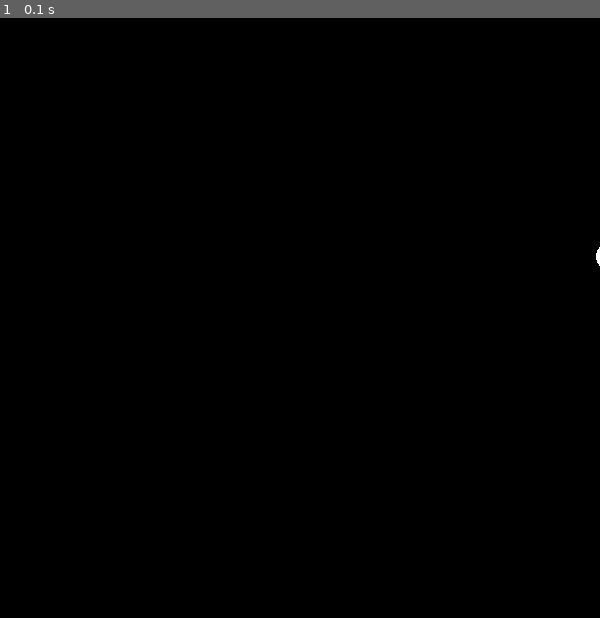
Above: before the commit, frame 1.
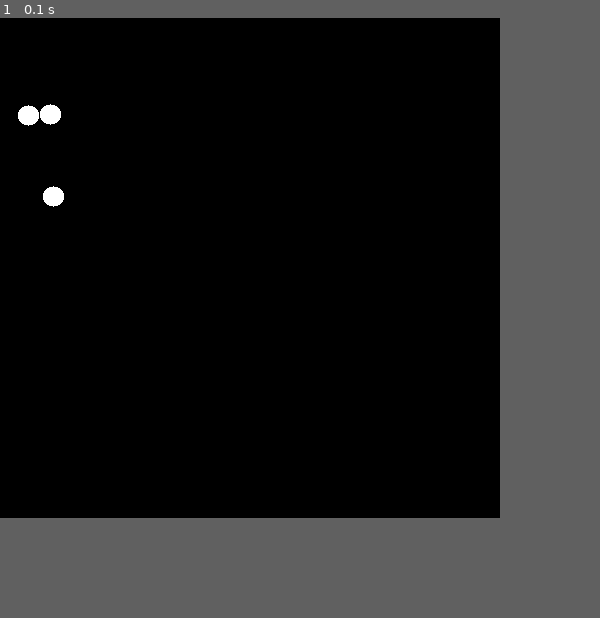
Above: after the commit, the same moment.

Repository: tyrvi/evo_layout
Game: pygame game, started from src/draw.py
The game is run twice, just before and just after one commit, with the same random seed, the same clock (stepped at 60 frames per second) and the same inputs.
Inputs:
- Up to frame 1 (0.1 s): no input
In our replay, the window is 600x600 before the commit and 500x500 after it. These sizes can differ from the game's own. Grey fills any space a smaller window leaves; there, only what the larger window draws over its background counts as a difference.

The runs differ from the first frame. In frame 1, 0.3% of the frame differs, in the area x 3-100%, y 14-42%.

Commit message:
added setup.py and started experimenting with forces in placement algorithm

Diff:
--- /dev/null
+++ b/setup.py
@@ -0,0 +1,7 @@
+from setuptools import setup
+from setuptools import find_packages
+
+setup(name='evo',
+      version='0.1',
+      package_dir={'evo': 'src'},
+      packages=find_packages())
--- a/src/draw.py
+++ b/src/draw.py
@@ -1,5 +1,7 @@
 import pygame
 from pygame import gfxdraw
+import graph
+import nature
 
 
 def draw_example():
@@ -13,20 +15,40 @@
     clock = pygame.time.Clock()
     fps = 40
 
-    gfxdraw.filled_circle(screen, 610, 238, 14, white)
+    gfxdraw.filled_circle(screen, 200, 200, 10, white)
 
     while not done:
         for event in pygame.event.get():
             if event.type == pygame.QUIT:
                 done = True
 
-        clock.tick(fps)
+        # clock.tick(fps)
         pygame.display.flip()
 
 
-def draw_graph(graph):
-    raise(NotImplementedError("draw_graph has not been implemented yet"))
+def draw_graph(graph, size=(500, 500)):
+    pygame.init()
+    screen = pygame.display.set_mode(size)
+    white = pygame.Color('white')
+
+    done = False
+
+    for v in graph.V:
+        gfxdraw.filled_circle(screen, int(v.pos[0]), int(v.pos[1]), v.radius, white)
+
+    while not done:
+        for event in pygame.event.get():
+            if event.type == pygame.QUIT:
+                done = True
+
+        pygame.display.flip()
 
 
 if __name__ == '__main__':
-    draw_example()
+    # draw_exampe()
+    G = graph.generate3()
+    print(G)
+    draw_graph(G)
+    G = nature.nature(G, iterations=100)
+    print(G)
+    draw_graph(G)
--- a/src/graph.py
+++ b/src/graph.py
@@ -27,7 +27,7 @@
 class Vertex:
     """A Vertex consists of a 2-tuple for position, `pos`, and a 2-tuple for
     displacement, `disp`."""
-    def __init__(self, idx, pos=[0, 0], disp=[0, 0], radius=2, random=False, width=200, height=200):
+    def __init__(self, idx, pos=[0, 0], disp=[0, 0], radius=10, random=False, width=200, height=200):
         # TODO: allow for random instantiation of position
         if random is True:
             x = np.random.randint(0, width)
@@ -55,11 +55,24 @@
         return "{!s} <--> {!s}".format(self.v1.idx, self.v2.idx)
 
 
-def generate(num_v=6):
+def generate3():
+    V = []
+    E = []
+    for i in range(3):
+        v = Vertex(i, random=True)
+        V.append(v)
+
+    E.append(Edge(V[0], V[1]))
+    E.append(Edge(V[0], V[2]))
+
+    return Graph(V, E)
+
+
+def generate6():
     """Generate a graph"""
     V = []
     E = []
-    for i in range(num_v):
+    for i in range(6):
         v = Vertex(i, random=True)
         V.append(v)
 
@@ -73,5 +86,5 @@
 
 
 if __name__ == '__main__':
-    G = generate()
+    G = generate6()
     print(G)
--- a/src/nature.py
+++ b/src/nature.py
@@ -1,14 +1,15 @@
 import numpy as np
-from graph import generate
+from graph import generate3, generate6
+from util import pause
 
 
-def nature(graph, width=200, length=200, iterations=100, temp=1, cool=lambda t: t):
+def nature(graph, width=500, length=500, iterations=100, temp=1, cool=lambda t: t):
     """
     Graph drawing by forced-directed placement.
     temp is the maximum displacement of a given vertex on an iteration which
     is annealed over time with the cooling function
     """
-    C = 1  # constant used for tuning the spring constant
+    C = 10000000000  # constant used for tuning the spring constant
     area = width * length
     k = C * np.sqrt(area/len(graph.V))
 
@@ -20,25 +21,25 @@
 
     for i in range(iterations):
         # calculate repulsive forces
-        x = input("Iteration {}: ".format(i))
-        if x != "":
-            break
-
+        # if not pause("Iteration {}: ".format(i)):
+        #     break
+        # print("Calculature repulsive forces:\n")
         for v1 in graph.V:
             v1.disp = np.zeros(2)
             for v2 in graph.V:
                 if v1 is not v2:
                     d = v1.pos - v2.pos
                     norm = np.linalg.norm(d)
-                    print("d = {}, norm = {},\nv1 = {!s}\nv2 = {!s}".format(d, norm, v1, v2))
                     v1.disp = v1.disp + (d / norm) * fr(norm)
-
+                    # print("d = {}, norm = {},\nv1 {!s}\nv2 {!s}".format(d, norm, v1, v2))
+        # print("Calculature attractive forces:\n")
         # calculate attractive forces
         for e in graph.E:
             d = e.v1.pos - e.v2.pos
             norm = np.linalg.norm(d)
             e.v1.disp = e.v1.disp - (d/norm)*fa(norm)
             e.v2.disp = e.v2.disp + (d/norm)*fa(norm)
+            # print("d = {}, norm = {},\nv1 {!s}\nv2 {!s}".format(d, norm, e.v1, e.v2))
 
         # limit the maximum displacement using a temperature
         for v in graph.V:
@@ -48,10 +49,11 @@
             the norm to remove the norm. I think this way is much more
             efficient.
             """
-            v.pos = v.pos + v.disp*temp
-            # prevent from being moved outside the frame
-            v.pos[0] = min(width/2, max(-width/2, v.pos[0]))
-            v.pos[1] = min(length/2, max(-length/2, v.pos[1]))
+            norm = np.linalg.norm(v.disp)
+            v.pos = v.pos + (v.disp/norm) * temp
+            # prevent being displaced outside of the frame which only has positive coordinates
+            v.pos[0] = min(width, max(0, v.pos[0]))
+            v.pos[1] = min(length, max(0, v.pos[1]))
 
         temp = cool(temp)
 
@@ -59,7 +61,7 @@
 
 
 if __name__ == '__main__':
-    G = generate()
+    G = generate6()
     print(G)
     G = nature(G, iterations=5)
     print(G)
--- /dev/null
+++ b/src/util.py
@@ -0,0 +1,5 @@
+
+
+def pause(s=""):
+    x = input("{}\nAny key to quit, <ENTER> to continue: ".format(s))
+    return x == ""
Not shown, changed: README.org
Empty file added: src/__init__.py
